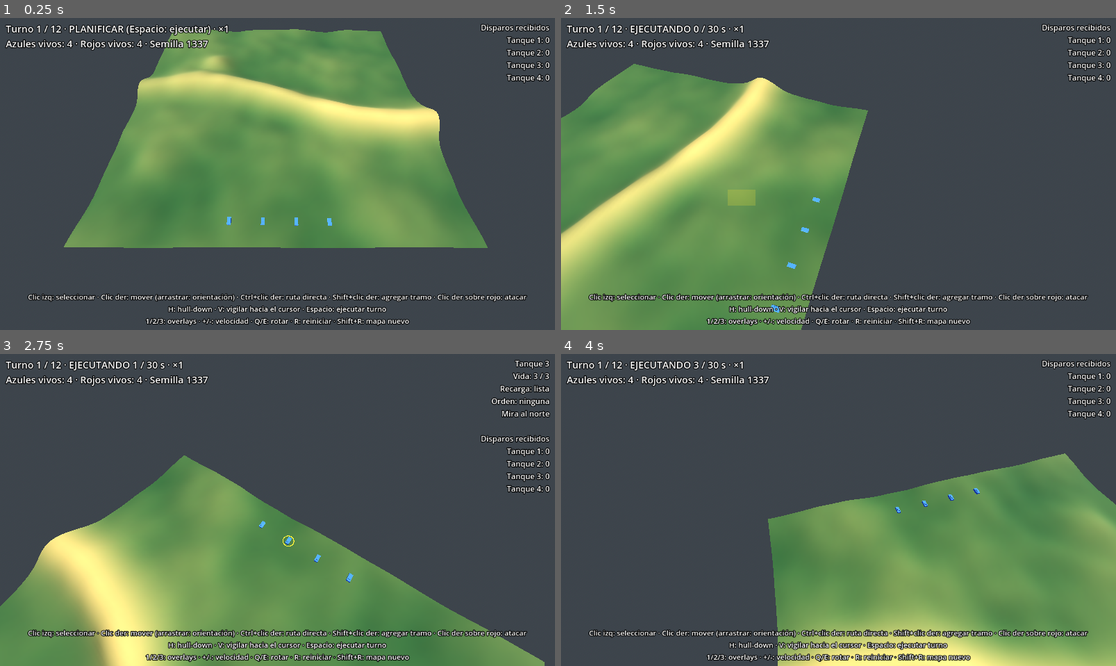
Above: before the commit, frames 1-4 (two rows, left to right).
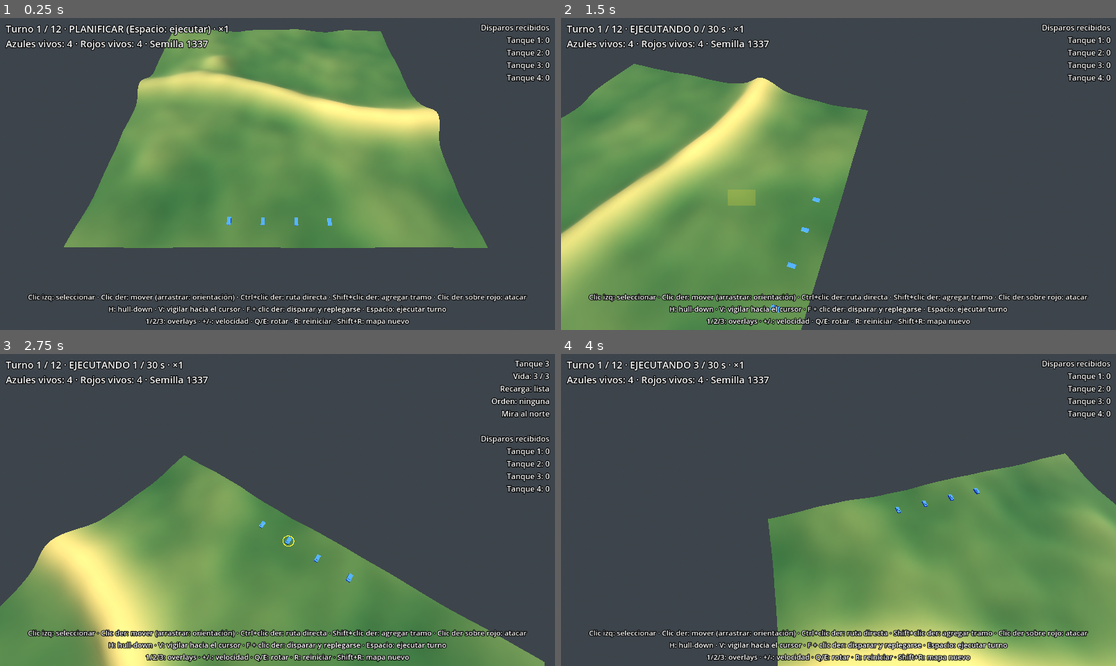
Above: after the commit, the same moments.

Repository: LeandroK99/Demogamev1
Game: Godot game, scene res://main.tscn
The game is run twice, just before and just after one commit, with the same random seed, the same clock (stepped at 60 frames per second) and the same inputs.
Inputs (mouse positions are in pixels of both pictures, inside the frame that each line leads up to):
- Up to frame 1 (0.25 s): no input
- Up to frame 2 (1.5 s): tap Enter at 0.5 s; move the mouse to (960, 158) at 0.52 s; hold D 0.53-1.25 s; hold E 0.53-1.25 s; tap F at 0.6 s; click (960, 158) at 0.67 s; tap Space at 0.77 s; drag from (727, 189) to (810, 236) at 1.27 s
- Up to frame 3 (2.75 s): move the mouse to (333, 441) at 2.02 s; hold D from 2.03 s (still down); hold E from 2.03 s (still down); tap F at 2.1 s
- Up to frame 4 (4 s): release D at 2.75 s; release E at 2.75 s; drag from (810, 572) to (672, 463) at 2.77 s; move the mouse to (1005, 556) at 3.52 s; hold A from 3.53 s (still down); hold E from 3.53 s (still down); tap Space at 3.77 s

The runs differ from the first frame. In frame 1, 0.9% of the frame differs, in the area x 19-81%, y 92-95%; in frame 2, 0.9%; in frame 3, 1.0%, in the area x 19-81%, y 91-95%; in frame 4, 1.0%.

Commit message:
fase 12: disparar y replegarse (F) en reversa, y la IA asoma contra una sola amenaza
Co-Authored-By: Claude Opus 5.5 <noreply@anthropic.com>
Claude-Session: https://claude.ai/code/session_01FRAVKNgcpPLBv3n8dbq4jf

Diff:
--- a/game/hud.gd
+++ b/game/hud.gd
@@ -4,7 +4,7 @@
 
 const PLAYER_SIDE: int = 0
 const HELP: String = "Clic izq: seleccionar · Clic der: mover (arrastrar: orientación) · Ctrl+clic der: ruta directa · Shift+clic der: agregar tramo · Clic der sobre rojo: atacar\n" \
-	+ "H: hull-down · V: vigilar hacia el cursor · Espacio: ejecutar turno\n1/2/3: overlays · +/-: velocidad · Q/E: rotar · R: reiniciar · Shift+R: mapa nuevo"
+	+ "H: hull-down · V: vigilar hacia el cursor · F + clic der: disparar y replegarse · Espacio: ejecutar turno\n1/2/3: overlays · +/-: velocidad · Q/E: rotar · R: reiniciar · Shift+R: mapa nuevo"
 const ORDER_NAMES: Dictionary = {
 	Unit.Order.NONE: "ninguna",
 	Unit.Order.MOVE: "mover",
@@ -12,6 +12,7 @@
 	Unit.Order.HOLD: "mantener",
 	Unit.Order.ATTACK: "atacar",
 	Unit.Order.OVERWATCH: "vigilancia",
+	Unit.Order.SCOOT: "disparar y replegarse",
 }
 
 var world: SimWorld
@@ -94,6 +95,9 @@
 func _unit_text() -> String:
 	var lines: PackedStringArray = PackedStringArray()
 	var sel: Unit = input_controller.primary_unit()
+	if input_controller.pending_mode == "scoot":
+		lines.append("Clic derecho: posición de tiro (Esc cancela)")
+		lines.append("")
 	if sel != null:
 		lines.append("Tanque %d" % (sel.id + 1))
 		lines.append("Vida: %d / %d" % [sel.hp, Config.TANK_HP])
--- a/game/input_controller.gd
+++ b/game/input_controller.gd
@@ -5,6 +5,7 @@
 ## Con Ctrl, la ruta es directa (la más corta) en vez de la más cubierta.
 ## Con Shift, la orden agrega un tramo (waypoint) al final de la ruta actual.
 ## V: vigilancia con el sector apuntando al cursor.
+## F y después clic derecho: disparar y replegarse desde esa posición. Esc cancela.
 
 const CLICK_PICK_PX: float = 30.0 # radio en píxeles para seleccionar con un clic
 const DRAG_MIN_PX: float = 8.0 # menos que esto es un clic, no un recuadro
@@ -14,12 +15,16 @@
 const COLOR_PATH_DIRECT: Color = Color(1.0, 0.5, 0.1)
 const COLOR_WAYPOINT: Color = Color(1.0, 1.0, 1.0)
 const COLOR_OVERWATCH: Color = Color(0.4, 1.0, 0.6)
+const COLOR_SCOOT: Color = Color(0.9, 0.5, 1.0)
 const OVERWATCH_ARC_STEPS: int = 12
 const COLOR_FACING: Color = Color(0.3, 0.9, 1.0)
 const COLOR_ATTACK: Color = Color(1.0, 0.25, 0.2)
 const FACING_ARROW_CELLS: float = 4.0 # largo de la flecha de orientación
 
 signal selection_changed
+
+## Orden pendiente de un clic (la tecla ya se apretó): "" = ninguna.
+var pending_mode: String = ""
 
 var world: SimWorld
 var camera: Camera3D
@@ -85,6 +90,13 @@
 		if world.phase == SimWorld.Phase.PLAN and not selected_ids.is_empty():
 			world.order_hulldown(selected_ids)
 		return
+	if key != null and key.pressed and not key.echo and key.physical_keycode == KEY_F:
+		if world.phase == SimWorld.Phase.PLAN and not selected_ids.is_empty():
+			pending_mode = "scoot"
+		return
+	if key != null and key.pressed and not key.echo and key.physical_keycode == KEY_ESCAPE:
+		pending_mode = ""
+		return
 	if key != null and key.pressed and not key.echo and key.physical_keycode == KEY_V:
 		_order_overwatch_at(get_viewport().get_mouse_position())
 		return
@@ -175,6 +187,12 @@
 	var hit: Variant = terrain_view.raycast(camera.project_ray_origin(screen), camera.project_ray_normal(screen))
 	if hit == null:
 		return
+	if pending_mode == "scoot":
+		pending_mode = ""
+		var cells: Dictionary = _formation_cells(world.height_field.world_to_cell(hit as Vector3), Vector2.ZERO)
+		for id: int in cells:
+			world.order_scoot(id, cells[id])
+		return
 	_rdragging = true
 	_rdrag_start = screen
 	_rdrag_target = hit
@@ -233,18 +251,26 @@
 ## Mover en línea: los tanques se reparten perpendiculares a la orientación
 ## (o a lo ancho si no hay orientación), ordenados por su posición actual.
 func _issue_move(target: Vector2i, facing: Vector2, covered: bool, append: bool) -> void:
+	var cells: Dictionary = _formation_cells(target, facing)
+	for id: int in cells:
+		if not world.order_move(id, cells[id], facing, covered, append):
+			world.order_move(id, target, facing, covered, append) # si la celda desplazada no sirve, al punto exacto
+
+
+## Celda de cada seleccionada (id -> Vector2i) para una orden en línea alrededor de target.
+func _formation_cells(target: Vector2i, facing: Vector2) -> Dictionary:
 	var perp: Vector2 = Vector2(-facing.y, facing.x) if facing != Vector2.ZERO else Vector2(1.0, 0.0)
 	var ids: Array[int] = selected_ids.duplicate()
 	ids.sort_custom(func(a: int, b: int) -> bool:
 		return world.get_unit(a).pos.dot(perp) < world.get_unit(b).pos.dot(perp))
 	var n: int = ids.size()
 	var limit: int = world.height_field.size - 1
+	var out: Dictionary = {}
 	for i: int in n:
 		var off: Vector2 = perp * (float(i) - float(n - 1) * 0.5) * FORMATION_GAP
 		var c: Vector2i = Vector2i((Vector2(target) + off).round())
-		var cell: Vector2i = Vector2i(clampi(c.x, 0, limit), clampi(c.y, 0, limit))
-		if not world.order_move(ids[i], cell, facing, covered, append):
-			world.order_move(ids[i], target, facing, covered, append) # si la celda desplazada no sirve, al punto exacto
+		out[ids[i]] = Vector2i(clampi(c.x, 0, limit), clampi(c.y, 0, limit))
+	return out
 
 
 ## Rutas planificadas (amarillo cubierta, naranja directa), orientación final (celeste) y blanco de ataque (rojo).
@@ -274,6 +300,8 @@
 			_arrow(segs, colors, Vector2(u.path.back()), u.final_heading, COLOR_FACING)
 		if u.order == Unit.Order.OVERWATCH:
 			_sector(segs, colors, u)
+		if u.order == Unit.Order.SCOOT and not u.scoot_fired and not u.path.is_empty():
+			_dashed(segs, colors, Vector2(u.path.back()), Vector2(u.return_cell), COLOR_SCOOT)
 		if u.attack_target >= 0 and world.known_enemies[PLAYER_SIDE].has(u.attack_target):
 			var cell: Vector2i = world.known_enemies[PLAYER_SIDE][u.attack_target]["cell"]
 			_seg(segs, colors, start + Vector3.UP * 2.0, _ground(Vector2(cell)) + Vector3.UP * 2.0, COLOR_ATTACK)
@@ -333,3 +361,10 @@
 		if i > 0:
 			_seg(segs, colors, _ground(prev), _ground(p), COLOR_OVERWATCH)
 		prev = p
+
+
+## Línea punteada entre dos celdas (vuelta de disparar y replegarse).
+func _dashed(segs: PackedVector3Array, colors: PackedColorArray, a: Vector2, b: Vector2, color: Color) -> void:
+	var n: int = maxi(2, roundi(a.distance_to(b)))
+	for i: int in range(0, n, 2):
+		_seg(segs, colors, _ground(a.lerp(b, float(i) / n)), _ground(a.lerp(b, float(i + 1) / n)), color)
--- a/sim/ai_commander.gd
+++ b/sim/ai_commander.gd
@@ -5,7 +5,8 @@
 ##   1. hp == 1 -> retroceder a la celda de menor exposición dentro de AI_RETREAT_RADIUS.
 ##   2. Hay amenazas y la celda actual no es hull-down -> orden HULLDOWN.
 ##   3. Ya está en hull-down y puede disparar a una amenaza -> OVERWATCH hacia las amenazas.
-##      (si está oculto pero no puede disparar, también HULLDOWN: busca desde dónde tirar).
+##      (si está oculto pero no puede disparar: con una sola amenaza, SCOOT, asoma, tira y
+##      vuelve; con más, HULLDOWN, busca desde dónde tirar).
 ##   4. Sin amenazas -> avanzar a la cresta por delante, a una posición hull-down
 ##      contra un observador hipotético del lado enemigo.
 
@@ -39,6 +40,8 @@
 					u.moving = false
 					u.order = Unit.Order.HOLD
 				reserved.append(u.cell())
+			elif state["hull_hidden"] and threats.size() == 1 and _scoot(world, u, threats, reserved):
+				reserved.append(u.cell())
 			else:
 				hulldown_ids.append(u.id)
 		else:
@@ -61,6 +64,19 @@
 				and world.analysis.los(cell, Config.EYE_H, th, Config.CENTER_H):
 			fire = true
 	return {"hull_hidden": hidden, "can_fire": fire}
+
+
+## Oculto y sin tiro contra una sola amenaza: asomar a la celda más cercana con tiro.
+func _scoot(world: SimWorld, u: Unit, threats: Array[Vector2i], reserved: Array[Vector2i]) -> bool:
+	var best: Vector2i = u.cell()
+	var best_d: float = INF
+	for c: Dictionary in world.analysis.hulldown_candidates(u.cell(), threats, Config.AI_SCOOT_RADIUS):
+		var cell: Vector2i = c["cell"]
+		var d: float = Vector2(cell).distance_to(Vector2(u.cell()))
+		if c["can_fire"] and d < best_d and world.pathfinder.is_walkable(cell) and SimWorld.is_free(cell, reserved):
+			best = cell
+			best_d = d
+	return best != u.cell() and world.order_scoot(u.id, best)
 
 
 ## Retroceder: la celda transitable de menor exposición (desempate: la más cercana).
--- a/sim/config.gd
+++ b/sim/config.gd
@@ -69,6 +69,10 @@
 const OVERWATCH_HALF_ANGLE_DEG: float = 35.0 # semiángulo del sector de tiro
 const OVERWATCH_FIRST_SHOT_FACTOR: float = 1.5 # primer disparo del turno contra un blanco en movimiento
 
+# --- Disparar y replegarse ---
+const REVERSE_SPEED_FACTOR: float = 0.6 # velocidad en reversa (volviendo a cubierto mirando al enemigo)
+const AI_SCOOT_RADIUS: int = 6 # celdas para buscar una posición de tiro desde la que asomar
+
 # --- Orden hull-down e IA ---
 const HULLDOWN_MIN_SEPARATION: float = 3.0 # celdas mínimas entre destinos de una misma orden
 const NO_THREAT_ADVANCE: int = 20 # celdas hacia el centro si no hay amenazas conocidas
--- a/sim/sim_world.gd
+++ b/sim/sim_world.gd
@@ -206,6 +206,7 @@
 		u.waypoints.append({"cell": target_cell, "direct": not covered})
 	u.order = Unit.Order.MOVE
 	u.moving = not u.path.is_empty()
+	u.reversing = false
 	u.attack_target = -1
 	u.final_heading = facing.normalized() if facing != Vector2.ZERO else Vector2.ZERO
 	if not u.moving and u.final_heading != Vector2.ZERO:
@@ -224,10 +225,40 @@
 	u.moving = false
 	u.attack_target = -1
 	u.final_heading = Vector2.ZERO
+	u.reversing = false
 	u.overwatch_dir = dir.normalized()
 	u.heading = u.overwatch_dir
 	u.order = Unit.Order.OVERWATCH
 	return true
+
+
+## Orden SCOOT: ir a fire_cell por la ruta cubierta, hacer un disparo y volver en reversa
+## (mirando al blanco) a la celda de partida. Si no tiene a quién tirar, espera en fire_cell.
+func order_scoot(unit_id: int, fire_cell: Vector2i) -> bool:
+	var u: Unit = get_unit(unit_id)
+	if u == null or not u.alive or fire_cell == u.cell():
+		return false
+	var origin: Vector2i = u.cell()
+	if not order_move(unit_id, fire_cell):
+		return false
+	u.order = Unit.Order.SCOOT
+	u.return_cell = origin
+	u.scoot_fired = false
+	return true
+
+
+## Tras el disparo de una orden SCOOT: ruta cubierta de vuelta, en reversa, mirando al blanco.
+func _start_scoot_return(u: Unit, target: Unit) -> void:
+	u.scoot_fired = true
+	_face(u, target.pos)
+	u.final_heading = u.heading
+	u.path = _route(u, u.cell(), u.return_cell, true)
+	u.waypoints.clear()
+	if not u.path.is_empty():
+		u.waypoints.append({"cell": u.return_cell, "direct": false})
+	u.direct_route = false
+	u.moving = not u.path.is_empty()
+	u.reversing = u.moving
 
 
 ## ¿Está el punto at (en celdas) dentro del sector de vigilancia de u?
@@ -388,6 +419,8 @@
 				target.moving = false
 				target.path.clear()
 		shooter.overwatch_ready = false
+		if shooter.order == Unit.Order.SCOOT and not shooter.scoot_fired:
+			_start_scoot_return(shooter, target)
 		shot_events.append({"shooter": shooter.id, "target": target.id, "hit": hit, "aspect": aspect_of(target, shooter.pos)})
 
 
@@ -489,11 +522,13 @@
 
 func _advance(u: Unit, dt: float) -> void:
 	var budget_m: float = speed_at(u.cell()) * dt
+	if u.reversing:
+		budget_m *= Config.REVERSE_SPEED_FACTOR
 	while budget_m > 0.0 and not u.path.is_empty():
 		var target: Vector2 = Vector2(u.path[0])
 		var delta: Vector2 = target - u.pos
 		var d_m: float = delta.length() * Config.CELL_SIZE
-		if d_m > 0.0001:
+		if d_m > 0.0001 and not u.reversing:
 			u.heading = delta.normalized()
 		if d_m <= budget_m:
 			u.pos = target
@@ -509,5 +544,6 @@
 	if not u.moving:
 		if u.final_heading != Vector2.ZERO:
 			u.heading = u.final_heading
-		if u.order == Unit.Order.MOVE:
+		if u.order == Unit.Order.MOVE or (u.order == Unit.Order.SCOOT and u.scoot_fired):
 			u.order = Unit.Order.NONE
+		u.reversing = false
--- a/sim/unit.gd
+++ b/sim/unit.gd
@@ -2,7 +2,7 @@
 extends RefCounted
 ## Un tanque de la simulación.
 
-enum Order { NONE, MOVE, HULLDOWN, HOLD, ATTACK, OVERWATCH }
+enum Order { NONE, MOVE, HULLDOWN, HOLD, ATTACK, OVERWATCH, SCOOT }
 
 var id: int = 0
 var side: int = 0 # 0 azul, 1 rojo
@@ -17,6 +17,9 @@
 var attack_target: int = -1 # id del enemigo a atacar (-1 = ninguno)
 var overwatch_dir: Vector2 = Vector2.ZERO # centro del sector de tiro en vigilancia
 var overwatch_ready: bool = false # le queda el disparo de emboscada de este turno
+var return_cell: Vector2i = Vector2i.ZERO # disparar y replegarse: celda cubierta a la que vuelve
+var scoot_fired: bool = false # disparar y replegarse: ya hizo su disparo
+var reversing: bool = false # marcha atrás: no gira el casco al moverse
 var order: int = Order.NONE
 var moving: bool = false
 var alive: bool = true
--- a/tests/test_orders.gd
+++ b/tests/test_orders.gd
@@ -163,3 +163,39 @@
 	assert_true(is_equal_approx(p_ambush, p_normal * Config.OVERWATCH_FIRST_SHOT_FACTOR), "emboscada ×1,5 (%.3f vs %.3f)" % [p_ambush, p_normal])
 	blue.overwatch_ready = false
 	assert_true(is_equal_approx(world.hit_probability(blue, red), p_normal), "después del primer disparo, normal")
+
+
+## Pared de 3 m a lo ancho en y = 50: detrás (y > 50) el azul queda oculto del rojo al norte.
+func _scoot_world() -> SimWorld:
+	var hf: HeightField = HeightField.new(N)
+	for x: int in N:
+		hf.set_height(Vector2i(x, 50), 3.0)
+	var world: SimWorld = SimWorld.new(7, hf, false)
+	for u: Unit in world.units:
+		u.alive = u.id == 0 or u.id == 4
+	return world
+
+
+func test_scoot_fires_and_returns() -> void:
+	var world: SimWorld = _scoot_world()
+	var blue: Unit = world.units[0]
+	var red: Unit = world.units[4]
+	blue.pos = Vector2(48, 53) # detrás de la pared
+	red.pos = Vector2(48, 25) # 100 m al norte
+	red.moving = true # para que el azul lo detecte al asomar
+	red.reload_left = 1000.0
+	world.p_hit_base = 0.0
+	var home: Vector2i = blue.cell()
+	assert_true(world.order_scoot(0, Vector2i(54, 50)), "orden aceptada")
+	assert_eq(blue.order, Unit.Order.SCOOT, "orden SCOOT")
+	world.begin_execute()
+	var fired: bool = false
+	for i: int in world.ticks_per_turn - 1:
+		world.step()
+		red.moving = true
+		if blue.scoot_fired:
+			fired = true
+	assert_true(fired, "hizo su disparo")
+	assert_eq(blue.cell(), home, "volvió a la celda de partida")
+	assert_true(blue.heading.dot((red.pos - blue.pos).normalized()) > 0.8, "quedó mirando al blanco (%s)" % blue.heading)
+	assert_eq(blue.order, Unit.Order.NONE, "la orden terminó")
